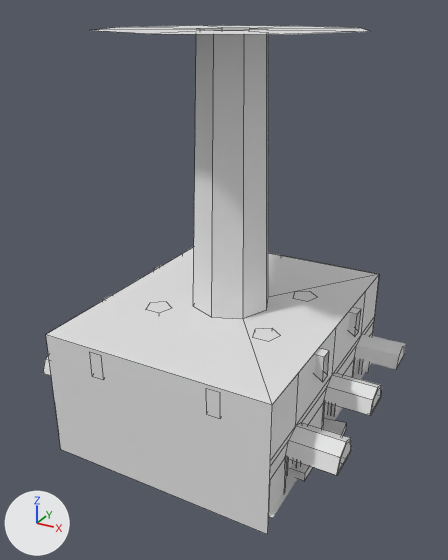
The Blender file Assets/Models/Iteration - Levels/Iteration 3/1 - Sewer.blend as it was, and as the next commit left it.
Before and after are seen from a 50 mm lens placed at (8.49, -15.96, 12.29), pointed at (-0.13, -0.28, 4.45). The axes (+X, +Y, +Z) are drawn at lower left. The lights are the same throughout. The older version comes first. Mesh edges are drawn as thin lines on the coarser meshes.
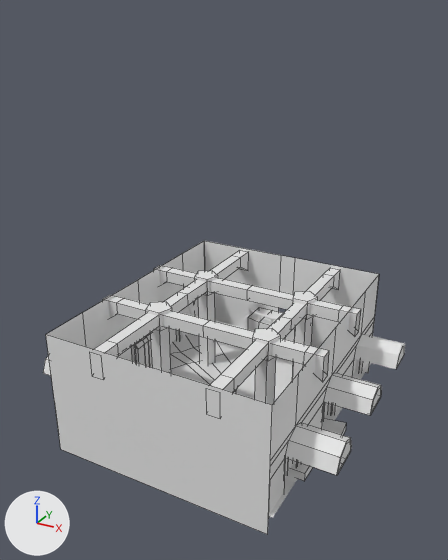
Location of each change, (x1, y1, x2, y2) in pixels of the pictures (448 x 560 px):
'Plane', hidden: before (46, 25, 379, 405)
'Plane.006', unchanged, uncovered by the edit: before (365, 367, 369, 373); after (204, 241, 379, 373)
'Cube', unchanged, uncovered by the edit: (103, 295, 329, 382) in both
'Cube.003', unchanged, uncovered by the edit: (154, 265, 361, 336) in both
'Cube.001', unchanged, uncovered by the edit: after (210, 268, 340, 392)

Patch to the scene script:
```diff
--- a/Assets/Models/Iteration - Levels/Iteration 3/1 - Sewer.blend.py
+++ b/Assets/Models/Iteration - Levels/Iteration 3/1 - Sewer.blend.py
@@ ob_plane @@
 ob_plane.location = (-2.73, 3.58, 3.58)
+ob_plane.hide_set(True)
```
